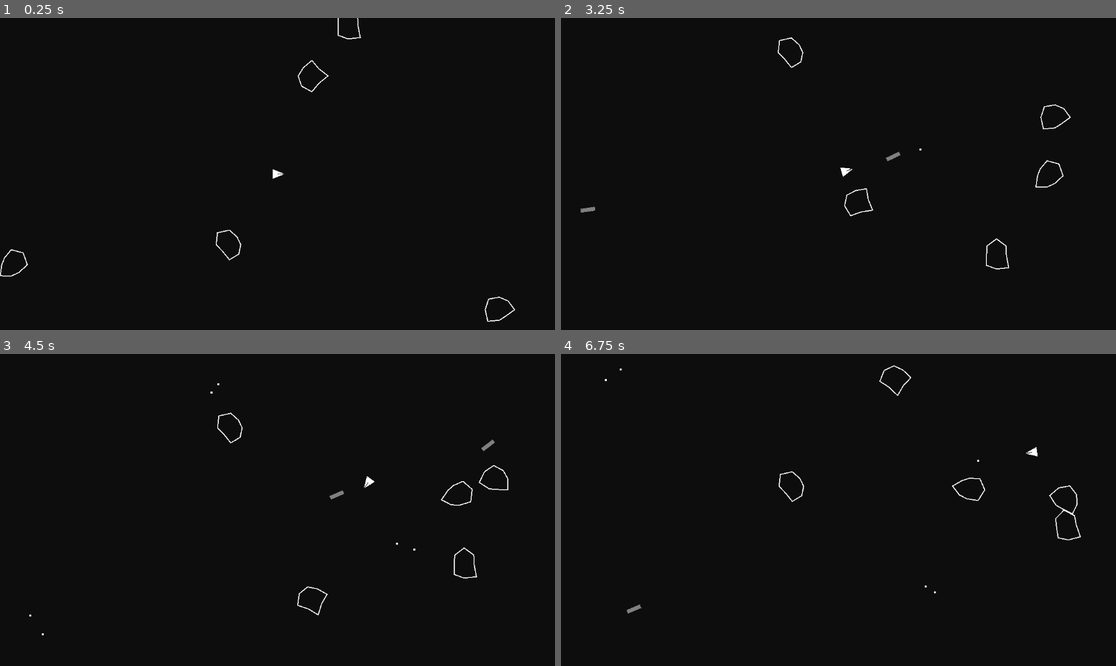
Above: before the commit, frames 1-4 (two rows, left to right).
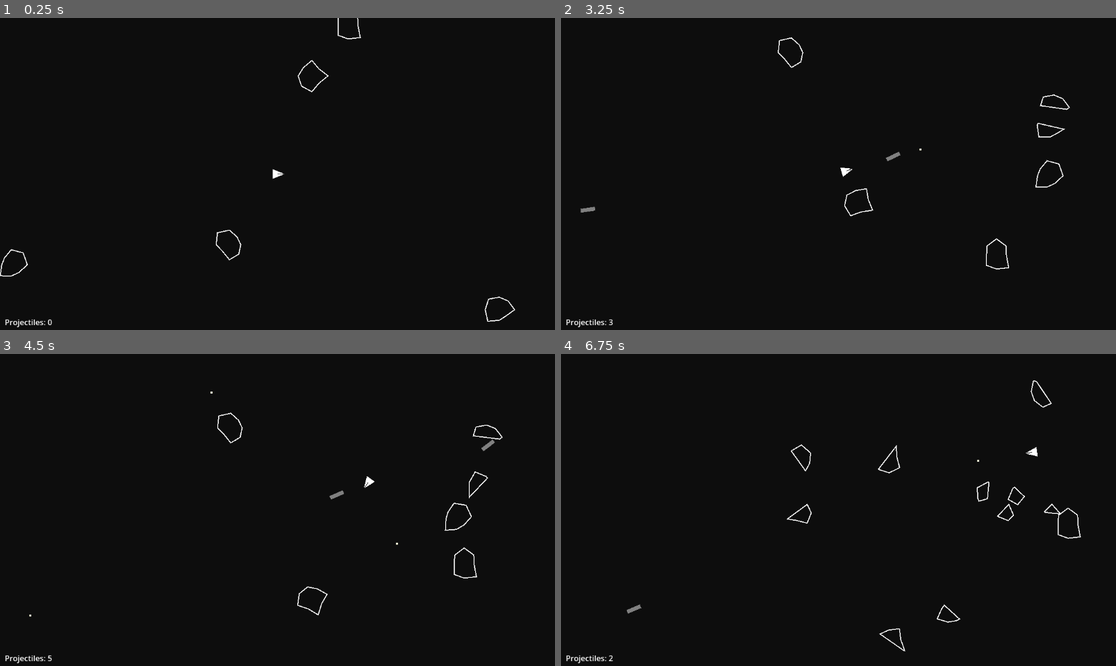
Above: after the commit, the same moments.

Repository: charlescodes/asteroids_project
Game: Godot game, scene res://levels/main_game.tscn
Two runs of this game, one before a commit and one after it. Both use one fixed random seed, a clock stepped at 60 frames per second and the inputs below.
Inputs:
- Up to frame 1 (0.25 s): no input
- Up to frame 2 (3.25 s): tap Enter (ui_accept) at 0.5, 0.6, 0.77, 1.07, 1.52, 1.55, 1.82, 2.1, 3.02, 3.05 s; hold Right (ui_right) 0.53-1.28 s; hold Down (ui_down) 1.28-2.03 s; tap G (fire_tungsten) at 1.35, 2.85 s; hold Right (ui_right) 2.03-2.78 s; hold Up (ui_up) from 2.78 s (still down)
- Up to frame 3 (4.5 s): tap Enter (ui_accept) at 3.32, 3.6, 3.77, 4.07 s; release Up (ui_up) at 3.53 s; hold Left (ui_left) from 3.53 s (still down); tap G (fire_tungsten) at 4.35 s
- Up to frame 4 (6.75 s): tap Enter (ui_accept) at 4.52, 4.55, 4.82, 5.1, 6.02, 6.05, 6.32, 6.6 s; release Left (ui_left) at 5.03 s; hold Down (ui_down) 5.03-5.78 s; hold Right (ui_right) 5.78-6.53 s; tap G (fire_tungsten) at 5.85 s; hold Up (ui_up) from 6.53 s (still down)

The runs differ from the first frame. In frame 1, less than 0.1% of the frame differs, in the area x 0-10%, y 96-100%; in frame 2, 0.3%; in frame 3, 0.4%; in frame 4, 1.0%, in the area x 0-94%, y 3-100%.

Commit message:
add split feature so asteroids split on being hit

Diff:
--- a/entities/asteroid/asteroid.gd
+++ b/entities/asteroid/asteroid.gd
@@ -3,31 +3,30 @@
 
 var shape_points: PackedVector2Array
 var size_radius: float = 30.0
+var min_shatter_radius: float = 10.0
+var shatter_scatter_force: float = 80.0
+var is_shattering: bool = false
 
 func _ready() -> void:
-
-
 	# 1. PHYSICS SETUP
-	# TODO: What are these dimensions or units are these based about
 	gravity_scale = 0
-	linear_damp = 0.01   # No air resistance in space!
-	angular_damp = 0.01  # Keep spinning forever
-	sleeping = false    # Never let the physics engine "turn off" this rock
-	can_sleep = false   # Explicitly forbid sleeping
+	linear_damp = 0.01
+	angular_damp = 0.01
+	sleeping = false
+	can_sleep = false
 
 	# 2. MASS CALCULATION
-	# Default mass is 1.0. Let's make it proportional to size.
-	# A radius 30 rock will be mass 3.0, a radius 10 rock will be mass 1.0
 	mass = size_radius * 0.1
 
-	# 3. GENERATE SHAPE
-	for i in range(8):
-		var angle = (TAU / 8) * i
-		var radius = size_radius * randf_range(0.6, 1.2)
-		shape_points.append(Vector2(cos(angle), sin(angle)) * radius)
+	# 3. GENERATE SHAPE (only if not already set)
+	if shape_points.is_empty():
+		for i in range(8):
+			var angle = (TAU / 8) * i
+			var radius = size_radius * randf_range(0.6, 1.2)
+			shape_points.append(Vector2(cos(angle), sin(angle)) * radius)
 
 	var mat = PhysicsMaterial.new()
-	mat.bounce = 0.1 # 1.0 = Perfect energy conservation (Super Ball)
+	mat.bounce = 0.1
 	mat.friction = 0.01
 	physics_material_override = mat
 
@@ -36,8 +35,6 @@
 	collision.polygon = shape_points
 	add_child(collision)
 	queue_redraw()
-
-
 
 
 func _draw() -> void:
@@ -51,3 +48,107 @@
 	xform.origin.x = wrapf(xform.origin.x, 0, screen_size.x)
 	xform.origin.y = wrapf(xform.origin.y, 0, screen_size.y)
 	state.transform = xform
+
+
+func shatter(hit_point: Vector2, impact_velocity: Vector2) -> void:
+	if is_shattering:
+		return
+	is_shattering = true
+
+	# Too small to split further - just destroy
+	if size_radius < min_shatter_radius:
+		queue_free()
+		return
+
+	# Split line direction: from center through hit point
+	var direction = hit_point.normalized()
+	if direction.length_squared() < 0.001:
+		direction = impact_velocity.normalized()
+
+	# Split the polygon into two halves
+	var halves = _split_polygon(shape_points, direction)
+
+	# Validate both halves are real polygons (at least 3 vertices each)
+	if halves[0].size() < 3 or halves[1].size() < 3:
+		queue_free()
+		return
+
+	# Calculate scatter directions (perpendicular to split line, outward)
+	var perpendicular = Vector2(-direction.y, direction.x)
+
+	# Spawn both halves as new asteroids
+	for i in range(2):
+		var child = Asteroid.new()
+		child.shape_points = halves[i]
+		child.size_radius = size_radius * 0.65
+		child.position = global_position
+
+		# Inherit parent velocity + outward scatter from split point
+		child.linear_velocity = linear_velocity
+		var scatter_dir = perpendicular if i == 0 else -perpendicular
+		child.linear_velocity += scatter_dir * shatter_scatter_force
+		child.angular_velocity = angular_velocity + randf_range(-2.0, 2.0)
+
+		# Fade scatter with impact velocity
+		child.linear_velocity += impact_velocity.normalized() * 20.0
+
+		get_parent().add_child(child)
+
+	queue_free()
+
+
+func _split_polygon(points: PackedVector2Array, direction: Vector2) -> Array[PackedVector2Array]:
+	# Split a convex polygon along a line through the origin in given direction.
+	# Returns two PackedVector2Arrays representing the two halves.
+	# Vertices with cross > 0 go to A, cross < 0 go to B.
+	# When an edge crosses the split line, the intersection point is added to BOTH.
+	var poly_a: PackedVector2Array = []
+	var poly_b: PackedVector2Array = []
+
+	var n = points.size()
+	for i in range(n):
+		var v0 = points[i]
+		var v1 = points[(i + 1) % n]
+
+		var cross0 = direction.cross(v0)
+		var cross1 = direction.cross(v1)
+
+		# Determine sides (use small epsilon for "on the line")
+		var eps = 0.001
+		var side0 = 0
+		if cross0 > eps: side0 = 1   # "above" the line
+		elif cross0 < -eps: side0 = -1  # "below" the line
+
+		var side1 = 0
+		if cross1 > eps: side1 = 1
+		elif cross1 < -eps: side1 = -1
+
+		# Compute intersection if edge crosses the split line
+		var intersection: Vector2 = Vector2.ZERO
+		var has_intersection = false
+
+		if side0 != side1:
+			var denom = direction.x * (v1.y - v0.y) - direction.y * (v1.x - v0.x)
+			if abs(denom) > 0.0001:
+				intersection = v0 + (v1 - v0) * (-direction.cross(v0)) / denom
+				has_intersection = true
+
+		if has_intersection:
+			# Edge crosses the split line
+			if side0 > 0: poly_a.append(v0)
+			elif side0 < 0: poly_b.append(v0)
+
+			# Intersection point goes to both polygons (closes the cut edge)
+			poly_a.append(intersection)
+			poly_b.append(intersection)
+		else:
+			# Edge doesn't cross the line
+			if side0 > 0: poly_a.append(v0)
+			elif side0 < 0: poly_b.append(v0)
+
+			# Vertices on the line (cross == 0) go to both
+			if side0 == 0:
+				poly_a.append(v0)
+				poly_b.append(v0)
+
+	return [poly_a, poly_b]
--- a/entities/player/player.gd
+++ b/entities/player/player.gd
@@ -41,8 +41,6 @@
 	draw_line(Vector2(0,0), Vector2(15,0), Color.BLACK, 1.0)
 
 func _physics_process(delta: float) -> void:
-	if Input.is_action_just_pressed("ui_accept"):
-			shoot()
 	if Input.is_action_just_pressed("fire_tungsten"):
 			fire_tungsten()
 	get_input(delta)
--- a/entities/projectile/projectile.gd
+++ b/entities/projectile/projectile.gd
@@ -13,6 +13,7 @@
 	var collision = CollisionPolygon2D.new()
 	collision.polygon = shape_points
 	add_child(collision)
+	body_entered.connect(_on_body_entered)
 	queue_redraw()
 
 func _draw() -> void:
@@ -32,3 +33,10 @@
 	lifespan -= delta
 	if lifespan <= 0.0:
 		queue_free() # The Godot garbage collector
+
+func _on_body_entered(body: Node2D) -> void:
+	if body is Asteroid:
+		# Convert global hit point to asteroid's local coordinates
+		var local_hit_point = body.to_local(global_position)
+		body.shatter(local_hit_point, velocity)
+		queue_free()
--- a/levels/main_game.gd
+++ b/levels/main_game.gd
@@ -1,4 +1,22 @@
 extends Node2D
+
+var projectile_count: int = 0
+
+func _process(_delta: float) -> void:
+	projectile_count = 0
+	for child in get_children():
+		if child is Projectile:
+			projectile_count += 1
+	for node in get_tree().root.get_children():
+		if node is TungstenRod:
+			projectile_count += 1
+	queue_redraw()
+
+func _draw() -> void:
+	var font = ThemeDB.fallback_font
+	var screen_size = get_viewport_rect().size
+	draw_string(font, Vector2(10, screen_size.y - 10), "Projectiles: " + str(projectile_count),
+		HORIZONTAL_ALIGNMENT_LEFT, -1, 16, Color.WHITE)
 
 func _ready() -> void:
 	var screen_size = get_viewport_rect().size
